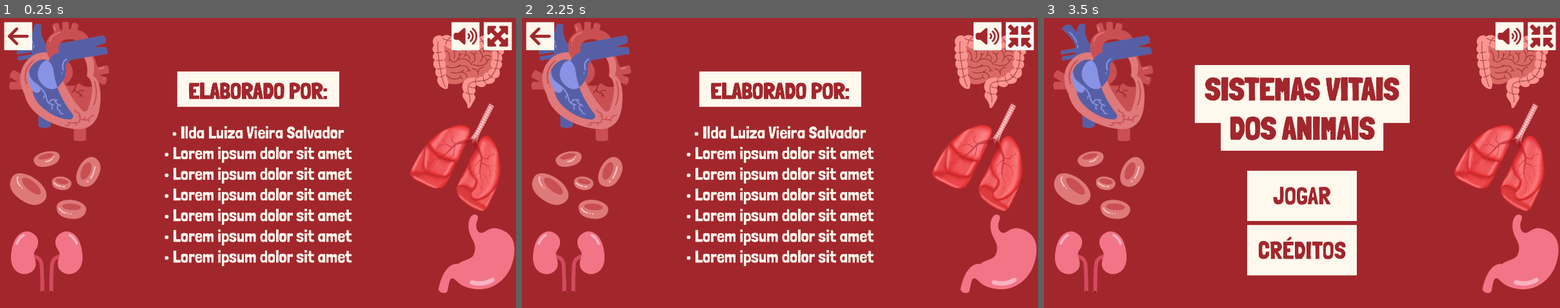
Above: before the commit, frames 1-3 (left to right).
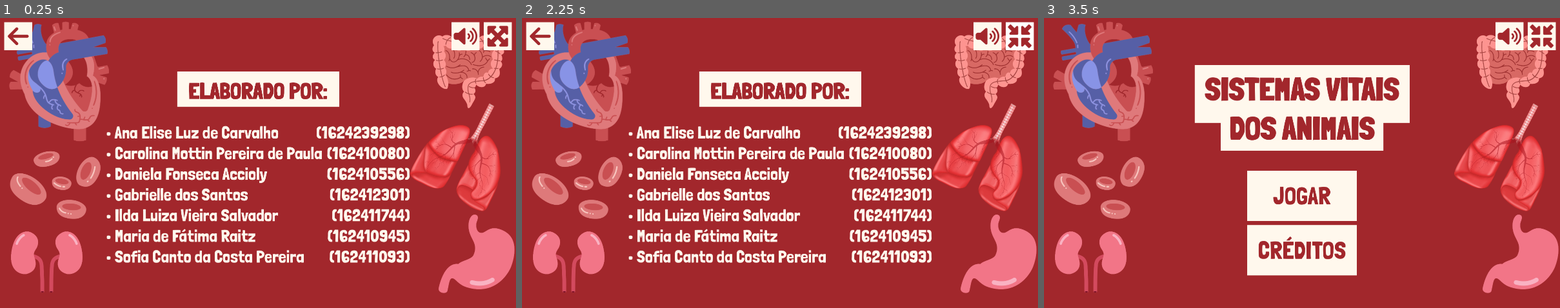
Above: after the commit, the same moments.

Repository: telmotrooper/vet-game
Game: Godot game, scene res://title_screen/credits.tscn
Two runs of this game, one before a commit and one after it. Both use one fixed random seed, a clock stepped at 60 frames per second and the inputs below. This scene is started directly instead of the project's main scene.
Inputs (mouse positions are in pixels of both pictures, inside the frame that each line leads up to):
- Up to frame 1 (0.25 s): no input
- Up to frame 2 (2.25 s): click (1017, 35) at 0.5 s; click (1017, 35) at 1.25 s; click (1017, 35) at 2 s
- Up to frame 3 (3.5 s): click (1064, 35) at 2.75 s

The runs differ from the first frame. In frame 1, 9.8% of the frame differs, in the area x 20-80%, y 37-86%; in frame 2, 9.8%; in frame 3, nothing differs.

Commit message:
painting correct and wrong answers (#40) (#41)
* painting answers

* reset answer style on fade out

* give the user some time to check the correct answer

Diff:
--- a/title_screen/credits.tscn
+++ b/title_screen/credits.tscn
@@ -58,25 +58,48 @@
 vertical_alignment = 1
 metadata/_edit_lock_ = true
 
-[node name="RichTextLabel" type="RichTextLabel" parent="."]
+[node name="StudentNames" type="RichTextLabel" parent="."]
 layout_mode = 1
-anchors_preset = 7
+anchors_preset = 8
 anchor_left = 0.5
-anchor_top = 1.0
+anchor_top = 0.5
 anchor_right = 0.5
-anchor_bottom = 1.0
-offset_left = -472.5
-offset_top = -692.0
-offset_right = 472.5
-offset_bottom = -66.0
+anchor_bottom = 0.5
+offset_left = -565.5
+offset_top = -152.0
+offset_right = 565.5
+offset_bottom = 474.0
 grow_horizontal = 2
-grow_vertical = 0
+grow_vertical = 2
 theme_override_colors/default_color = Color(1, 0.972549, 0.929412, 1)
 bbcode_enabled = true
-text = "[center][b]•[/b] Ilda Luiza Vieira Salvador
-[b]•[/b] Lorem ipsum dolor sit amet
-[b]•[/b] Lorem ipsum dolor sit amet
-[b]•[/b] Lorem ipsum dolor sit amet
-[b]•[/b] Lorem ipsum dolor sit amet
-[b]•[/b] Lorem ipsum dolor sit amet
-[b]•[/b] Lorem ipsum dolor sit amet[/center]"
+text = "[b]•[/b] Ana Elise Luz de Carvalho
+[b]•[/b] Carolina Mottin Pereira de Paula
+[b]•[/b] Daniela Fonseca Accioly
+[b]•[/b] Gabrielle dos Santos
+[b]•[/b] Ilda Luiza Vieira Salvador
+[b]•[/b] Maria de Fátima Raitz
+[b]•[/b] Sofia Canto da Costa Pereira"
+
+[node name="StudentIds" type="RichTextLabel" parent="StudentNames"]
+layout_mode = 1
+anchors_preset = 8
+anchor_left = 0.5
+anchor_top = 0.5
+anchor_right = 0.5
+anchor_bottom = 0.5
+offset_left = -565.5
+offset_top = -313.0
+offset_right = 565.5
+offset_bottom = 313.0
+grow_horizontal = 2
+grow_vertical = 2
+theme_override_colors/default_color = Color(1, 0.972549, 0.929412, 1)
+bbcode_enabled = true
+text = "[right](1624239298)
+(162410080)
+(162410556)
+(162412301)
+(162411744)
+(162410945)
+(162411093)"
